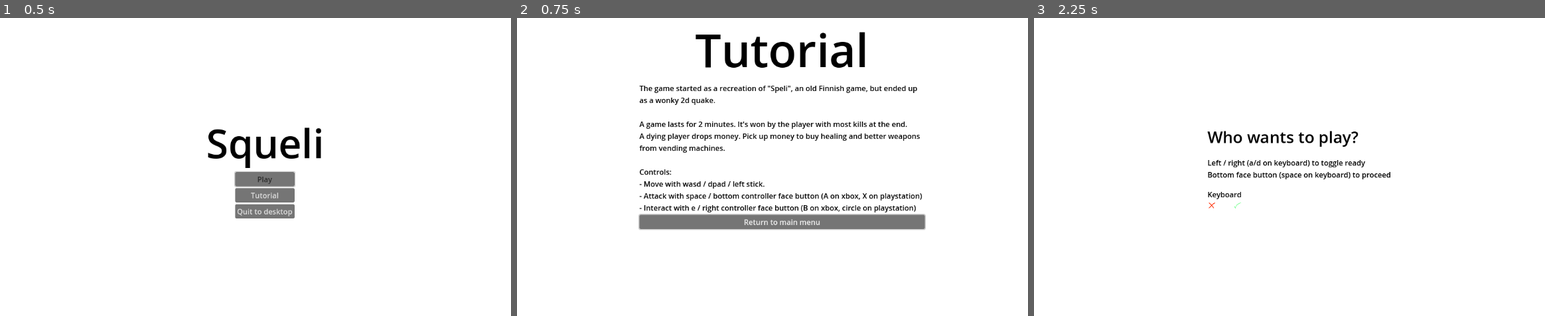
Above: before the commit, frames 1-3 (left to right).
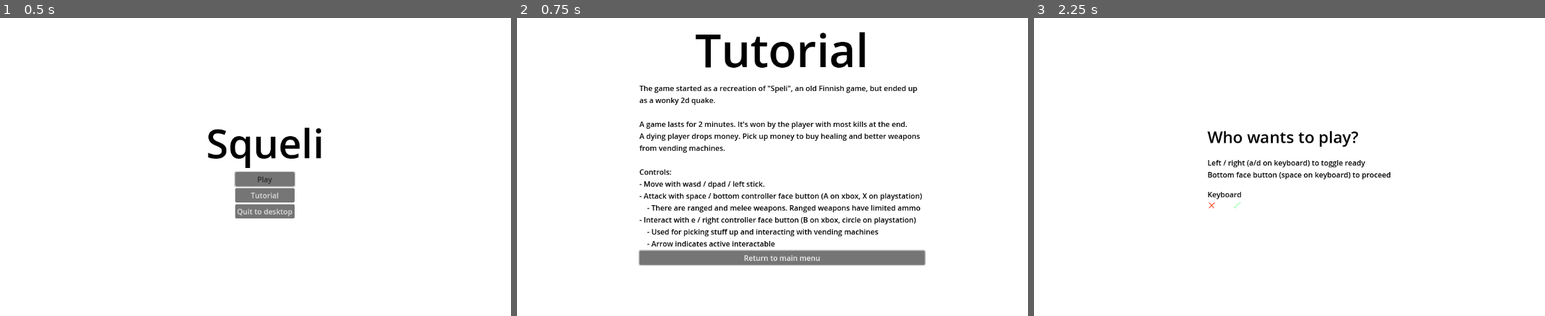
Above: after the commit, the same moments.

Repository: haihala/SGH-winter-jam-2025
Game: Godot game, scene res://menus/main_menu.tscn
Two runs of this game, one before a commit and one after it. Both use one fixed random seed, a clock stepped at 60 frames per second and the inputs below.
Inputs:
- Up to frame 1 (0.5 s): no input
- Up to frame 2 (0.75 s): click "Tutorial" at 0.5 s
- Up to frame 3 (2.25 s): click "Return to main menu" at 1.25 s; click "Play" at 2 s

Frame 1 is identical in both runs. In frame 2, 7.3% of the frame differs, in the area x 23-80%, y 62-84%; in frame 3, nothing differs.

Commit message:
Make pickup require interacting
This is to prevent accidental pickups

Diff:
--- a/godot-project/items/pickup.gd
+++ b/godot-project/items/pickup.gd
@@ -1,23 +1,18 @@
 extends Node
 
 @export var item_type: Item.Type
-var delayed_collision: Player
 
 # Called when the node enters the scene tree for the first time.
 func _ready() -> void:
 	$Sprite2D.texture = Item.get_texture(item_type)
-	$Area2D.connect("body_entered", collision)
 
-func _physics_process(_delta: float) -> void:
-	if delayed_collision != null && $Timer.is_stopped():
-		pick_up(delayed_collision)
+func collision(player: Player) -> void:
+	player.interactables_in_range.push_back(self)
 
-func collision(player):
-	if $Timer.is_stopped():
-		pick_up(player)
-	else:
-		delayed_collision = player
+func player_exit(player: Player) -> void:
+	if self in player.interactables_in_range:
+		player.interactables_in_range.erase(self)
 
-func pick_up(player: Player) -> void:
+func interact(player: Player) -> void:
 	player.pick_up(item_type)
 	get_tree().queue_delete(self)
--- a/godot-project/items/pickup.tscn
+++ b/godot-project/items/pickup.tscn
@@ -3,7 +3,7 @@
 [ext_resource type="Script" path="res://items/pickup.gd" id="1_4lwds"]
 
 [sub_resource type="CircleShape2D" id="CircleShape2D_qjrig"]
-radius = 91.0879
+radius = 395.02
 
 [node name="Pickup" type="Node2D"]
 script = ExtResource("1_4lwds")
@@ -19,7 +19,5 @@
 [node name="CollisionShape2D" type="CollisionShape2D" parent="Area2D"]
 shape = SubResource("CircleShape2D_qjrig")
 
-[node name="Timer" type="Timer" parent="."]
-wait_time = 0.2
-one_shot = true
-autostart = true
+[connection signal="body_entered" from="Area2D" to="." method="collision"]
+[connection signal="body_exited" from="Area2D" to="." method="player_exit"]
--- a/godot-project/items/vending_machine.gd
+++ b/godot-project/items/vending_machine.gd
@@ -25,12 +25,20 @@
 	dupe.visible = true
 	add_child(dupe)
 
-func buy_from() -> void:
+func interact(player: Player) -> void:
+	player.money -= cost
+	player.pick_up(item_type)
 	$AudioStreamPlayer.play(0)
 
 func player_enter(player) -> void:
-	player.machines_in_range.push_back(self)
+	if cost > player.money:
+		return
+
+	if item_type == Item.Type.HEART && player.health == player.max_health:
+		return
+
+	player.interactables_in_range.push_back(self)
 
 func player_exit(player) -> void:
-	if self in player.machines_in_range:
-		player.machines_in_range.erase(self)
+	if self in player.interactables_in_range:
+		player.interactables_in_range.erase(self)
--- a/godot-project/menus/tutorial.tscn
+++ b/godot-project/menus/tutorial.tscn
@@ -36,7 +36,10 @@
 Controls:
 - Move with wasd / dpad / left stick.
 - Attack with space / bottom controller face button (A on xbox, X on playstation)
-- Interact with e / right controller face button (B on xbox, circle on playstation)"
+    - There are ranged and melee weapons. Ranged weapons have limited ammo
+- Interact with e / right controller face button (B on xbox, circle on playstation)
+    - Used for picking stuff up and interacting with vending machines
+    - Arrow indicates active interactable"
 autowrap_mode = 3
 
 [node name="Button" type="Button" parent="VBoxContainer"]
--- a/godot-project/player/player.gd
+++ b/godot-project/player/player.gd
@@ -12,7 +12,7 @@
 var money: int = 0
 var movement_input: Vector2 = Vector2.ZERO
 var ammo: int = -1
-var machines_in_range: Array[VendingMachine] = []
+var interactables_in_range: Array[Node] = []
 var interact_target: Node2D
 
 var player_index: int = 0
@@ -154,29 +154,18 @@
 	$AttackCooldown.start(instance.configure(self))
 
 func update_interact_target() -> void:
-	if machines_in_range.is_empty():
-		interact_target = null
-
-	var closest_affordable = null
+	var closest = null
 	var min_dist = INF
-	for machine in machines_in_range:
-		if machine.cost > money:
-			continue
-
-		if machine.item_type == Item.Type.HEART && health == max_health:
-			continue
-
-		var dist = (position - machine.position).length()
+	for interactable in interactables_in_range:
+		var dist = (position - interactable.position).length()
 		if dist < min_dist:
 			min_dist = dist
-			closest_affordable = machine
-	interact_target = closest_affordable
+			closest = interactable
+	interact_target = closest
 
 func interact() -> void:
 	if interact_target != null:
-		interact_target.buy_from()
-		money -= interact_target.cost
-		pick_up(interact_target.item_type)
+		interact_target.interact(self)
 
 func pick_up(item_type):
 	$PickupSound.play()
--- a/godot-project/player/player_hud.tscn
+++ b/godot-project/player/player_hud.tscn
@@ -45,6 +45,7 @@
 texture = SubResource("CanvasTexture_ofh67")
 
 [node name="InteractPointer" type="Sprite2D" parent="."]
+z_index = 10
 material = SubResource("ShaderMaterial_lksdj")
-scale = Vector2(200, 200)
+scale = Vector2(300, 300)
 texture = SubResource("CanvasTexture_ofh67")
--- a/godot-project/project.godot
+++ b/godot-project/project.godot
@@ -103,6 +103,7 @@
 [layer_names]
 
 2d_physics/layer_1="Terrain"
+2d_physics/layer_2="pickups"
 2d_physics/layer_3="Targetables"
 2d_physics/layer_4="Vending"
 
